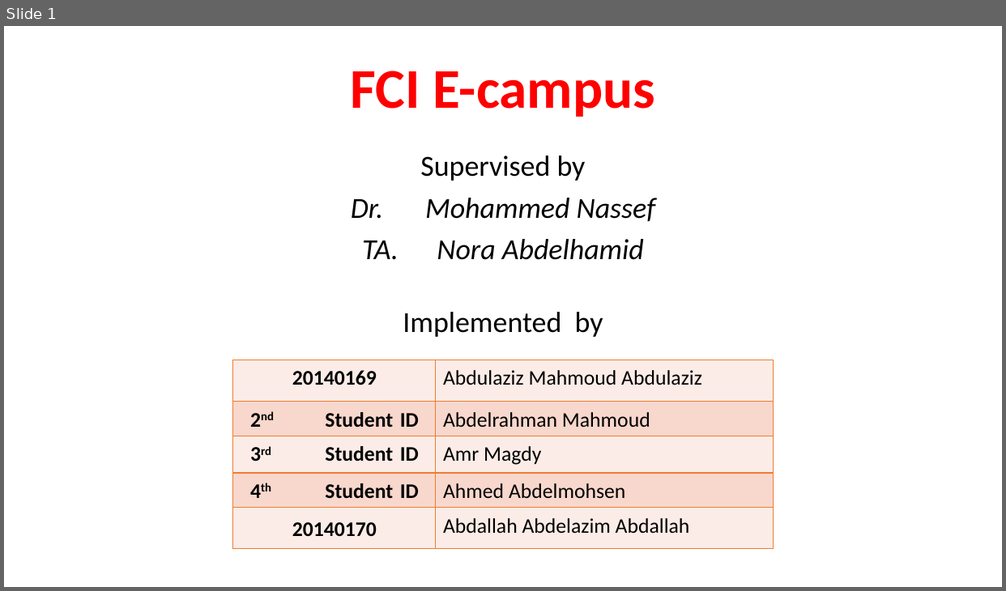
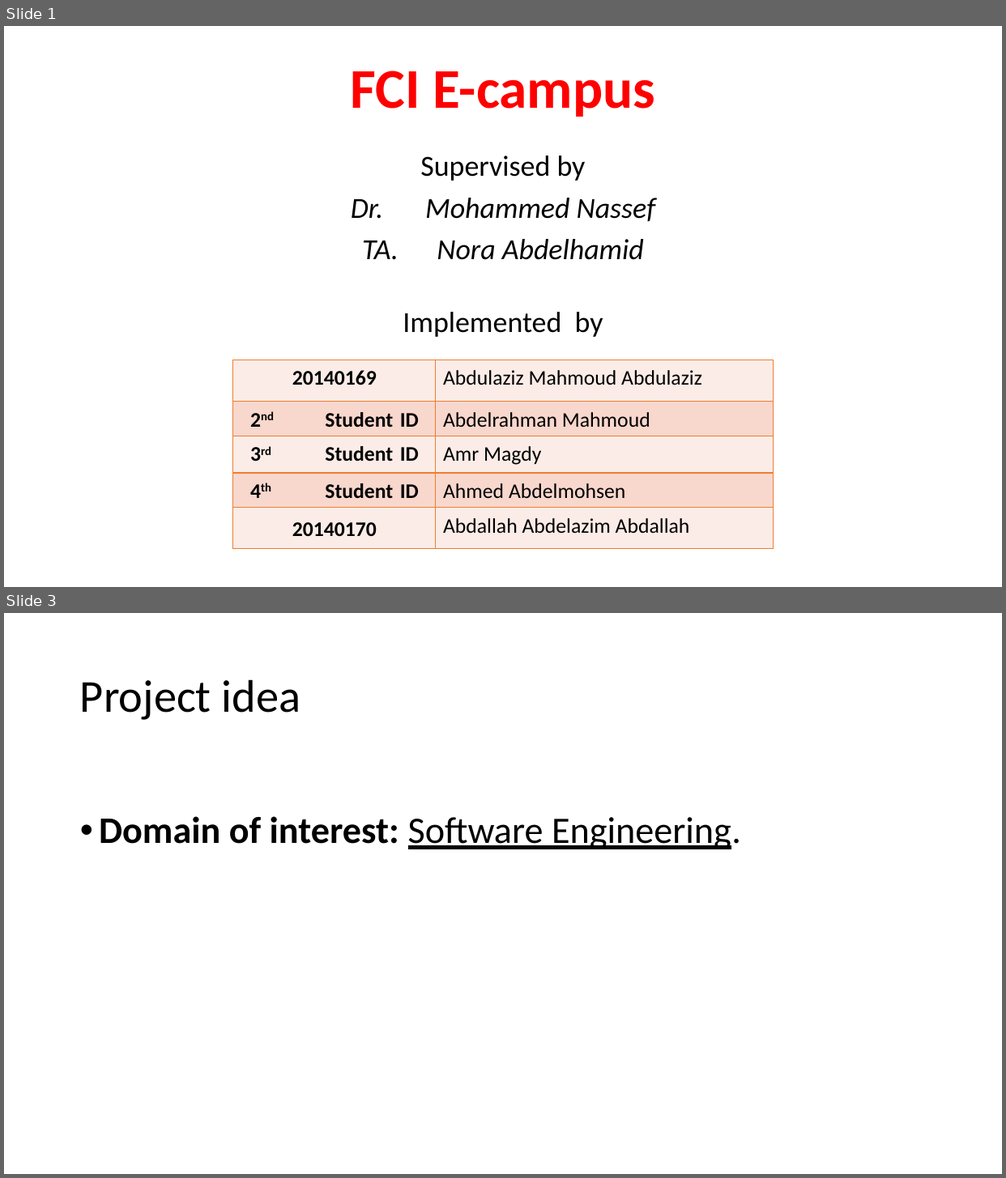
Before and after one commit to FCI-E-campus/fci-e-campus-docs, a slide deck: Mid-year document & presentation/FCI-CU-GP-Midyear-Presentation.pptx. Shown one above the other, each under a label of ours: slide 1 before the commit, slides 1 and 3 after it; the slides between them are not shown. The pictures are 1006x591 and 1006x1178 pixels, drawn with LibreOffice and Linux fonts; fonts in the diff are those of the drawing. Boxes give left, top, right and bottom in pixels: in the first picture for what was removed or moved away, otherwise in the second. Text is boxed around its words. In the diff, an @@ line names an element or a change of style, - is before the commit and + after.

```diff
--- a/Mid-year document & presentation/FCI-CU-GP-Midyear-Presentation.pptx
+++ b/Mid-year document & presentation/FCI-CU-GP-Midyear-Presentation.pptx
@@ slide 3 added at [4,613,1002,1174], background #FFFFFF @@
@@ title added at [80,679,301,720], 44 pt, text #000000 @@
+Project idea
@@ text added at [99,816,741,850], 36 pt, text #000000, underline @@
+• Domain of interest: Software Engineering.
```
Also in this commit, not shown: 4 slides changed, 11 other slides added, 4 other files.
